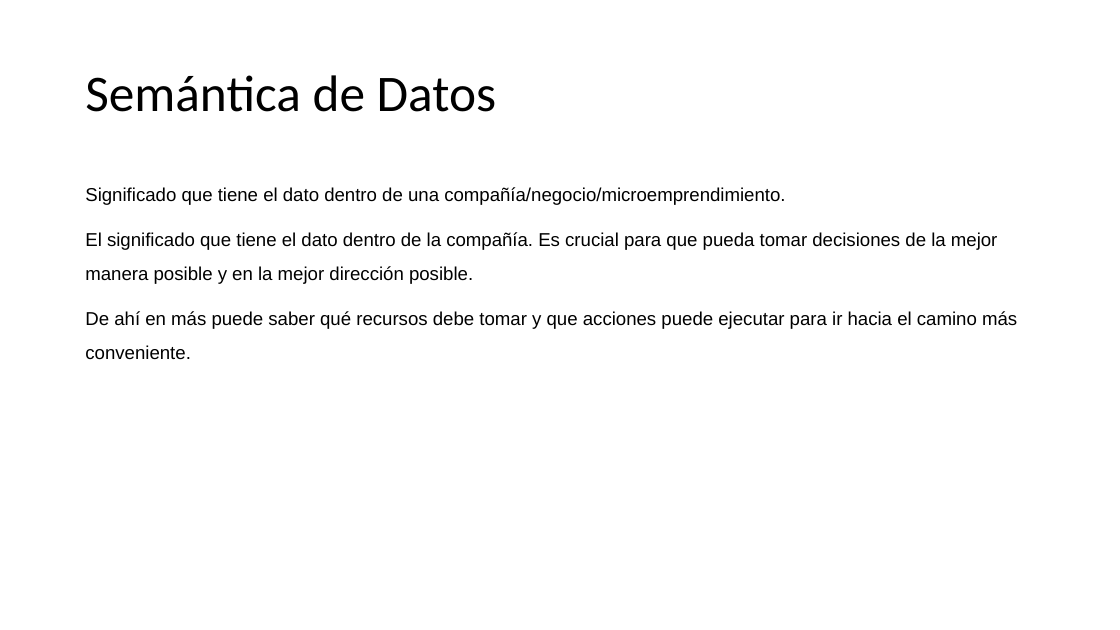
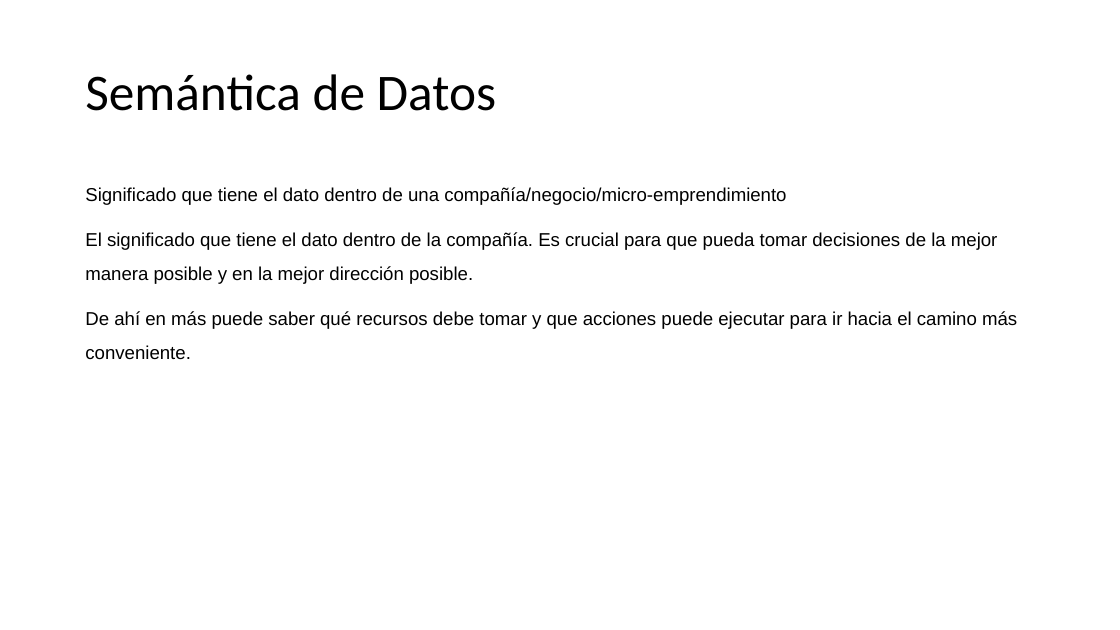
Before and after one commit to abelcondear/course, a slide deck: slide 23 of powerpoint/presentacion-curso.pptx. Drawn at 1120x630 pixels with LibreOffice and Linux fonts; fonts in the diff are those of the drawing. Boxes give left, top, right and bottom in pixels: in the first picture for what was removed or moved away, otherwise in the second. Text is boxed around its words. In the diff, an @@ line names an element or a change of style, - is before the commit and + after.

```diff
--- a/powerpoint/presentacion-curso.pptx
+++ b/powerpoint/presentacion-curso.pptx
@@ text at [85,187,786,205]: text changed @@
-Significado que tiene el dato dentro de una compañía/negocio/microemprendimiento.
+Significado que tiene el dato dentro de una compañía/negocio/micro-emprendimiento
```
Also in this commit, not shown: 1 other slide changed, 4 other files.
